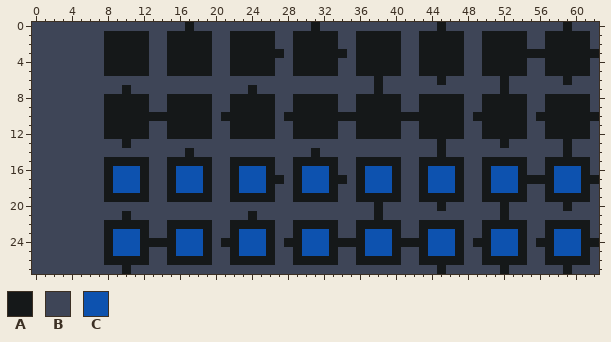
Edited in one commit: pixel-art sprite (AnodyneSharp/AnodyneSharp.Shared/Content/textures/tilemaps/minimap_tiles.png). Above: the version before the commit.
The file is 63x28 pixels.
Palette (. is transparent): A #151819  B #3e4557  C #0d52af
Pixels before, first column x 0:
 0 BBBBBBBBBBBBBBBBBABBBBBBBBBBBBBABBBBBBBBBBBBBABBBBBBBBBBBBBABBB
 1 BBBBBBBBAAAAABBAAAAABBAAAAABBAAAAABBAAAAABBAAAAABBAAAAABBAAAAAB
 2 BBBBBBBBAAAAABBAAAAABBAAAAABBAAAAABBAAAAABBAAAAABBAAAAABBAAAAAB
 3 BBBBBBBBAAAAABBAAAAABBAAAAAABAAAAAABAAAAABBAAAAABBAAAAAAAAAAAAA
 4 BBBBBBBBAAAAABBAAAAABBAAAAABBAAAAABBAAAAABBAAAAABBAAAAABBAAAAAB
 5 BBBBBBBBAAAAABBAAAAABBAAAAABBAAAAABBAAAAABBAAAAABBAAAAABBAAAAAB
 6 BBBBBBBBBBBBBBBBBBBBBBBBBBBBBBBBBBBBBBABBBBBBABBBBBBABBBBBBABBB
 7 BBBBBBBBBBABBBBBBBBBBBBBABBBBBBBBBBBBBABBBBBBBBBBBBBABBBBBBBBBB
 8 BBBBBBBBAAAAABBAAAAABBAAAAABBAAAAABBAAAAABBAAAAABBAAAAABBAAAAAB
 9 BBBBBBBBAAAAABBAAAAABBAAAAABBAAAAABBAAAAABBAAAAABBAAAAABBAAAAAB
10 BBBBBBBBAAAAAAAAAAAABAAAAAABAAAAAAAAAAAAAAAAAAAABAAAAAABAAAAAAA
11 BBBBBBBBAAAAABBAAAAABBAAAAABBAAAAABBAAAAABBAAAAABBAAAAABBAAAAAB
12 BBBBBBBBAAAAABBAAAAABBAAAAABBAAAAABBAAAAABBAAAAABBAAAAABBAAAAAB
13 BBBBBBBBBBABBBBBBBBBBBBBBBBBBBBBBBBBBBBBBBBBBABBBBBBABBBBBBABBB
14 BBBBBBBBBBBBBBBBBABBBBBBBBBBBBBABBBBBBBBBBBBBABBBBBBBBBBBBBABBB
15 BBBBBBBBAAAAABBAAAAABBAAAAABBAAAAABBAAAAABBAAAAABBAAAAABBAAAAAB
16 BBBBBBBBACCCABBACCCABBACCCABBACCCABBACCCABBACCCABBACCCABBACCCAB
17 BBBBBBBBACCCABBACCCABBACCCAABACCCAABACCCABBACCCABBACCCAAAACCCAA
18 BBBBBBBBACCCABBACCCABBACCCABBACCCABBACCCABBACCCABBACCCABBACCCAB
19 BBBBBBBBAAAAABBAAAAABBAAAAABBAAAAABBAAAAABBAAAAABBAAAAABBAAAAAB
20 BBBBBBBBBBBBBBBBBBBBBBBBBBBBBBBBBBBBBBABBBBBBABBBBBBABBBBBBABBB
21 BBBBBBBBBBABBBBBBBBBBBBBABBBBBBBBBBBBBABBBBBBBBBBBBBABBBBBBBBBB
22 BBBBBBBBAAAAABBAAAAABBAAAAABBAAAAABBAAAAABBAAAAABBAAAAABBAAAAAB
23 BBBBBBBBACCCABBACCCABBACCCABBACCCABBACCCABBACCCABBACCCABBACCCAB
24 BBBBBBBBACCCAAAACCCABAACCCABAACCCAAAACCCAAAACCCABAACCCABAACCCAA
25 BBBBBBBBACCCABBACCCABBACCCABBACCCABBACCCABBACCCABBACCCABBACCCAB
26 BBBBBBBBAAAAABBAAAAABBAAAAABBAAAAABBAAAAABBAAAAABBAAAAABBAAAAAB
27 BBBBBBBBBBABBBBBBBBBBBBBBBBBBBBBBBBBBBBBBBBBBABBBBBBABBBBBBABBB
After:
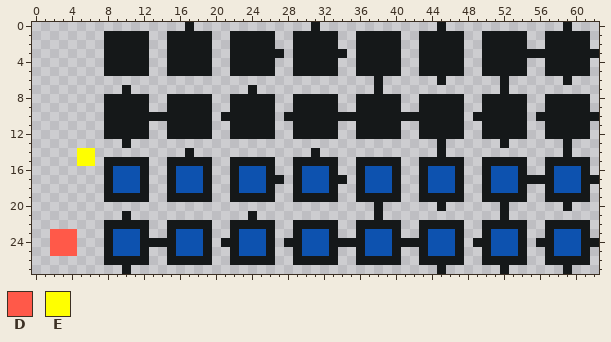
Colours new in this view: D #ff5949  E #ffff00
Commit: Added player and unopened chest indicator to minimap
The exact change:
y 0: x 0..16 BBBBBBBBBBBBBBBBB -> .................; x 18..30 BBBBBBBBBBBBB -> .............; x 32..44 BBBBBBBBBBBBB -> .............; x 46..58 BBBBBBBBBBBBB -> .............; x 60..62 BBB -> ...
y 1..2: x 0..7 BBBBBBBB -> ........; x 13..14 BB -> ..; x 20..21 BB -> ..; x 27..28 BB -> ..; x 34..35 BB -> ..; x 41..42 BB -> ..; x 48..49 BB -> ..; x 55..56 BB -> ..; x 62 B -> .
y 3: x 0..7 BBBBBBBB -> ........; x 13..14 BB -> ..; x 20..21 BB -> ..; x 28 B -> .; x 35 B -> .; x 41..42 BB -> ..; x 48..49 BB -> ..
y 4..5: x 0..7 BBBBBBBB -> ........; x 13..14 BB -> ..; x 20..21 BB -> ..; x 27..28 BB -> ..; x 34..35 BB -> ..; x 41..42 BB -> ..; x 48..49 BB -> ..; x 55..56 BB -> ..; x 62 B -> .
y 6: x 0..37 BBBBBBBBBBBBBBBBBBBBBBBBBBBBBBBBBBBBBB -> ......................................; x 39..44 BBBBBB -> ......; x 46..51 BBBBBB -> ......; x 53..58 BBBBBB -> ......; x 60..62 BBB -> ...
y 7: x 0..9 BBBBBBBBBB -> ..........; x 11..23 BBBBBBBBBBBBB -> .............; x 25..37 BBBBBBBBBBBBB -> .............; x 39..51 BBBBBBBBBBBBB -> .............; x 53..62 BBBBBBBBBB -> ..........
y 8..9: x 0..7 BBBBBBBB -> ........; x 13..14 BB -> ..; x 20..21 BB -> ..; x 27..28 BB -> ..; x 34..35 BB -> ..; x 41..42 BB -> ..; x 48..49 BB -> ..; x 55..56 BB -> ..; x 62 B -> .
y 10: x 0..7 BBBBBBBB -> ........; x 20 B -> .; x 27 B -> .; x 48 B -> .; x 55 B -> .
y 11..12: x 0..7 BBBBBBBB -> ........; x 13..14 BB -> ..; x 20..21 BB -> ..; x 27..28 BB -> ..; x 34..35 BB -> ..; x 41..42 BB -> ..; x 48..49 BB -> ..; x 55..56 BB -> ..; x 62 B -> .
y 13: x 0..9 BBBBBBBBBB -> ..........; x 11..44 BBBBBBBBBBBBBBBBBBBBBBBBBBBBBBBBBB -> ..................................; x 46..51 BBBBBB -> ......; x 53..58 BBBBBB -> ......; x 60..62 BBB -> ...
y 14: x 0..16 BBBBBBBBBBBBBBBBB -> .....EE..........; x 18..30 BBBBBBBBBBBBB -> .............; x 32..44 BBBBBBBBBBBBB -> .............; x 46..58 BBBBBBBBBBBBB -> .............; x 60..62 BBB -> ...
y 15: x 0..7 BBBBBBBB -> .....EE.; x 13..14 BB -> ..; x 20..21 BB -> ..; x 27..28 BB -> ..; x 34..35 BB -> ..; x 41..42 BB -> ..; x 48..49 BB -> ..; x 55..56 BB -> ..; x 62 B -> .
y 16: x 0..7 BBBBBBBB -> ........; x 13..14 BB -> ..; x 20..21 BB -> ..; x 27..28 BB -> ..; x 34..35 BB -> ..; x 41..42 BB -> ..; x 48..49 BB -> ..; x 55..56 BB -> ..; x 62 B -> .
y 17: x 0..7 BBBBBBBB -> ........; x 13..14 BB -> ..; x 20..21 BB -> ..; x 28 B -> .; x 35 B -> .; x 41..42 BB -> ..; x 48..49 BB -> ..
y 18..19: x 0..7 BBBBBBBB -> ........; x 13..14 BB -> ..; x 20..21 BB -> ..; x 27..28 BB -> ..; x 34..35 BB -> ..; x 41..42 BB -> ..; x 48..49 BB -> ..; x 55..56 BB -> ..; x 62 B -> .
y 20: x 0..37 BBBBBBBBBBBBBBBBBBBBBBBBBBBBBBBBBBBBBB -> ......................................; x 39..44 BBBBBB -> ......; x 46..51 BBBBBB -> ......; x 53..58 BBBBBB -> ......; x 60..62 BBB -> ...
y 21: x 0..9 BBBBBBBBBB -> ..........; x 11..23 BBBBBBBBBBBBB -> .............; x 25..37 BBBBBBBBBBBBB -> .............; x 39..51 BBBBBBBBBBBBB -> .............; x 53..62 BBBBBBBBBB -> ..........
y 22: x 0..7 BBBBBBBB -> ........; x 13..14 BB -> ..; x 20..21 BB -> ..; x 27..28 BB -> ..; x 34..35 BB -> ..; x 41..42 BB -> ..; x 48..49 BB -> ..; x 55..56 BB -> ..; x 62 B -> .
y 23: x 0..7 BBBBBBBB -> ..DDD...; x 13..14 BB -> ..; x 20..21 BB -> ..; x 27..28 BB -> ..; x 34..35 BB -> ..; x 41..42 BB -> ..; x 48..49 BB -> ..; x 55..56 BB -> ..; x 62 B -> .
y 24: x 0..7 BBBBBBBB -> ..DDD...; x 20 B -> .; x 27 B -> .; x 48 B -> .; x 55 B -> .
y 25: x 0..7 BBBBBBBB -> ..DDD...; x 13..14 BB -> ..; x 20..21 BB -> ..; x 27..28 BB -> ..; x 34..35 BB -> ..; x 41..42 BB -> ..; x 48..49 BB -> ..; x 55..56 BB -> ..; x 62 B -> .
y 26: x 0..7 BBBBBBBB -> ........; x 13..14 BB -> ..; x 20..21 BB -> ..; x 27..28 BB -> ..; x 34..35 BB -> ..; x 41..42 BB -> ..; x 48..49 BB -> ..; x 55..56 BB -> ..; x 62 B -> .
y 27: x 0..9 BBBBBBBBBB -> ..........; x 11..44 BBBBBBBBBBBBBBBBBBBBBBBBBBBBBBBBBB -> ..................................; x 46..51 BBBBBB -> ......; x 53..58 BBBBBB -> ......; x 60..62 BBB -> ...
Where, in picture pixels (left, top, right, bottom), the same in both pictures:
changed: (32, 22, 599, 274)
